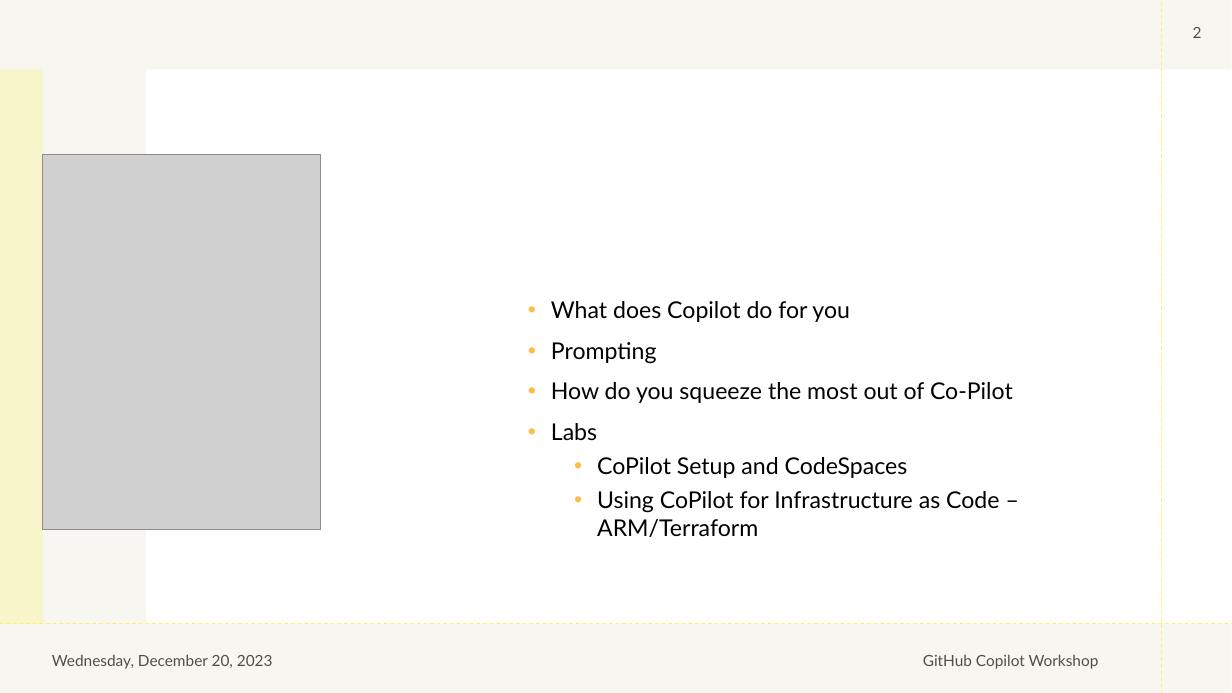
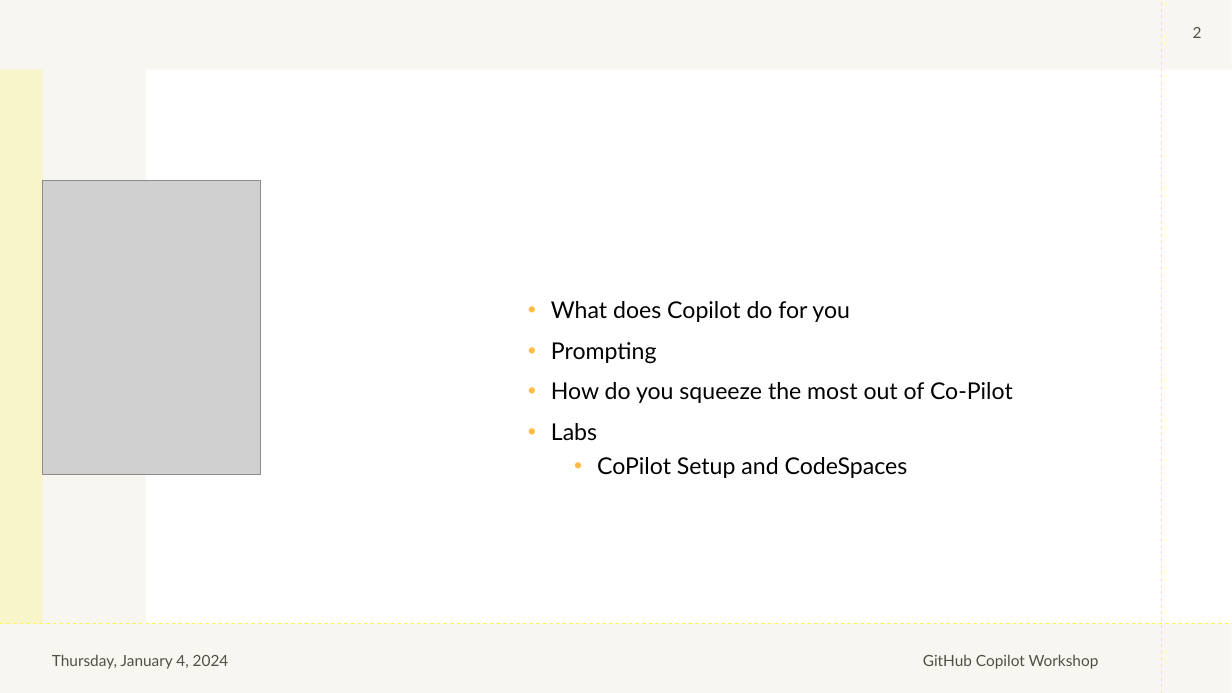
Before and after one commit to johndohoneyjr/CoPilot-Lab-Files, a slide deck: slide 2 of symphony - CoPilot.pptx. Drawn at 1232x693 pixels with LibreOffice and Linux fonts; fonts in the diff are those of the drawing; grey boxes stand for pictures. Boxes give left, top, right and bottom in pixels: in the first picture for what was removed or moved away, otherwise in the second. Text is boxed around its words. In the diff, an @@ line names an element or a change of style, - is before the commit and + after.

```diff
--- a/symphony - CoPilot.pptx
+++ b/symphony - CoPilot.pptx
@@ picture: place and size @@
-picture at [43,154,321,529]
+picture at [43,180,261,474]
@@ text at [597,491,999,537]: paragraph removed @@
-  • Using CoPilot for Infrastructure as Code – ARM/Terraform
@@ text at [52,654,229,669]: text changed @@
-Wednesday, December 20, 2023
+Thursday, January 4, 2024
```
Also in this commit, not shown: 9 other slides changed, 3 slides added, 1 other file.
